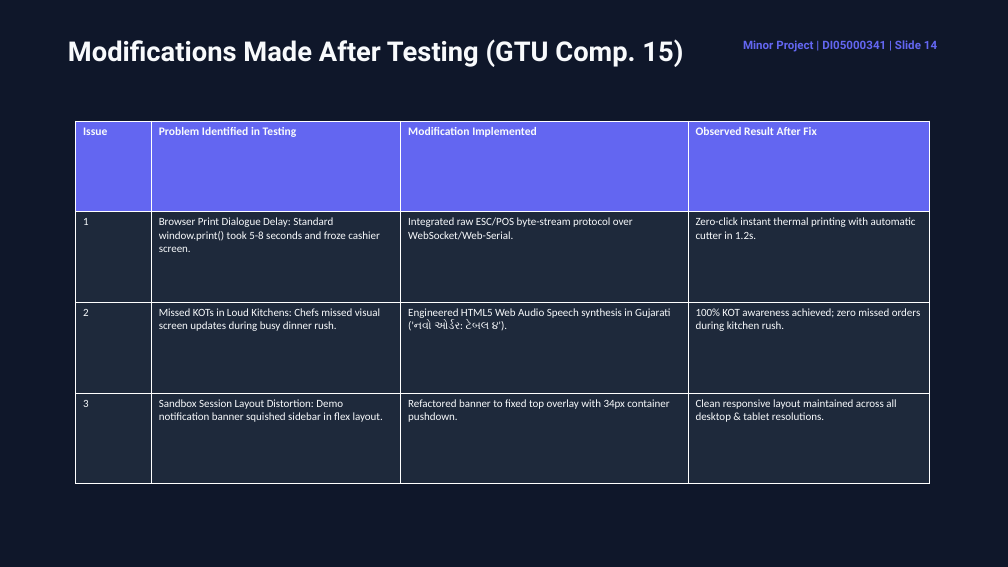
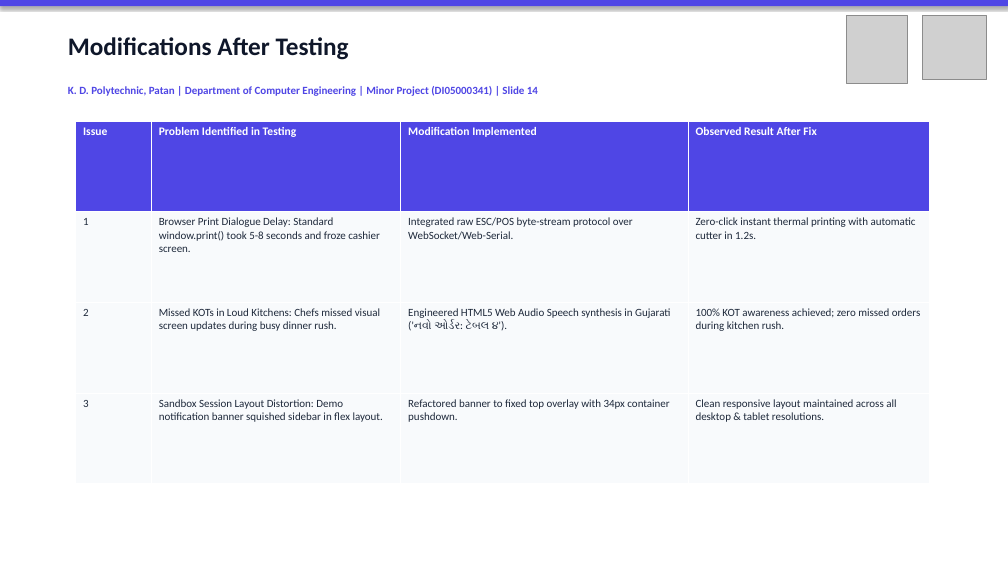
Before and after one commit to Shubh-Patel-07/DineFlow-AI, a slide deck: slide 14 of docs/DineFlow_AI_GTU_Minor_Project_Presentation.pptx. Drawn at 1008x567 pixels with LibreOffice and Linux fonts; fonts in the diff are those of the drawing; grey boxes stand for pictures. Boxes give left, top, right and bottom in pixels: in the first picture for what was removed or moved away, otherwise in the second. Text is boxed around its words. In the diff, an @@ line names an element or a change of style, - is before the commit and + after.

Commit message:
docs(gtu): embed official GTU and KDP Patan logos, light academic theme presentation, and exact chapter page breaks

```diff
--- a/docs/DineFlow_AI_GTU_Minor_Project_Presentation.pptx
+++ b/docs/DineFlow_AI_GTU_Minor_Project_Presentation.pptx
@@ rectangle at [0,0,1008,567]: fill #0F172A to #FFFFFF @@
@@ rectangle added at [0,0,1008,6], fill #4F46E5 @@
@@ picture added at [847,15,907,83] @@
@@ picture added at [923,15,987,79] @@
@@ text at [68,37,349,60]: text changed; size 26 to 24 pt; font Roboto to Calibri; text colour #F8FAFC to #0F172A @@
-Modifications Made After Testing (GTU Comp. 15)
+Modifications After Testing
@@ text removed at [743,40,937,52] @@
-Minor Project | DI05000341 | Slide 14
@@ text added at [68,86,538,96], 10.5 pt, text #4F46E5, bold @@
+K. D. Polytechnic, Patan | Department of Computer Engineering | Minor Project (DI05000341) | Slide 14
@@ table at [76,121,930,484] @@
@@ fill #6366F1 to #4F46E5 in row 1 @@
@@ fill #1E293B to #F8FAFC in 12 cells @@
@@ text colour #F8FAFC to #FFFFFF in "Issue", "Problem Identified in Testing", "Modification Implemented", "Observed Result After Fix" @@
@@ text colour #F8FAFC to #1E293B in "1", "Browser Print Dialogue Delay: Standard window.print() took ...", "Integrated raw ESC/POS byte-stream protocol over WebSocket/W ...", "Zero-click instant thermal printing with automatic cutter ..." and 8 more places @@
```
Also in this commit, not shown: 16 other slides changed, 5 other files.
